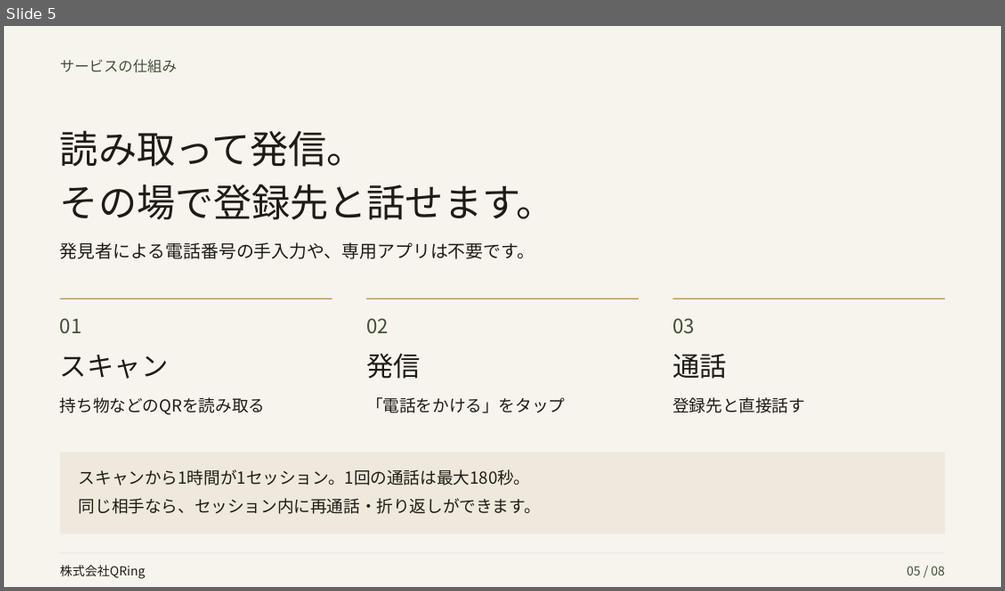
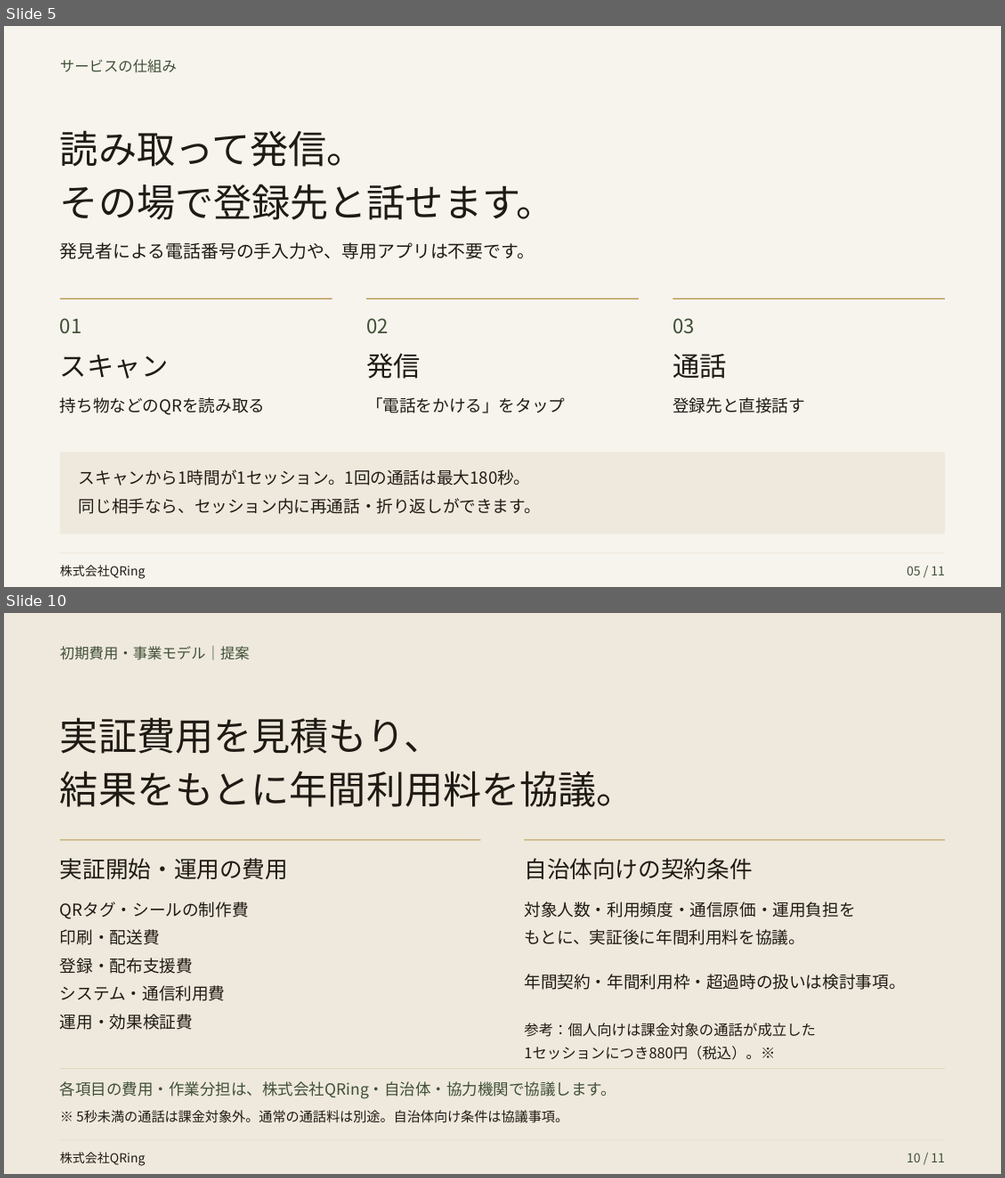
Before and after one commit to akizu815-create/QRing-presentation, a slide deck: decks/municipal/output/deck.pptx. Shown one above the other, each under a label of ours: slide 5 before the commit, slides 5 and 10 after it; the slides between them are not shown. The pictures are 1005x591 and 1005x1178 pixels, drawn with LibreOffice and Linux fonts; fonts in the diff are those of the drawing. Boxes give left, top, right and bottom in pixels: in the first picture for what was removed or moved away, otherwise in the second. Text is boxed around its words. In the diff, an @@ line names an element or a change of style, - is before the commit and + after.

```diff
--- a/decks/municipal/output/deck.pptx
+++ b/decks/municipal/output/deck.pptx
@@ slide 10 added at <box>4,613,1001,1174</box>, background #EFE9DD @@
@@ text added at <box>60,646,250,660</box>, 14 pt, text #3F4F36 @@
+初期費用・事業モデル｜提案
@@ text added at <box>60,717,442,754</box>, 37 pt, text #1F1A14 @@
+実証費用を見積もり、
@@ text added at <box>60,771,635,807</box>, 37 pt, text #1F1A14 @@
+結果をもとに年間利用料を協議。
@@ rectangle added at <box>60,840,480,840</box>, fill #B8954B @@
@@ rectangle added at <box>525,840,945,840</box>, fill #B8954B @@
@@ text added at <box>60,858,288,879</box>, 22 pt, text #1F1A14 @@
+実証開始・運用の費用
@@ text added at <box>524,858,752,879</box>, 22 pt, text #1F1A14 @@
+自治体向けの契約条件
@@ text added at <box>60,901,249,919</box>, 16 pt, text #1F1A14 @@
+QRタグ・シールの制作費
@@ text added at <box>524,901,855,917</box>, 16 pt, text #1F1A14 @@
+対象人数・利用頻度・通信原価・運用負担を
@@ text added at <box>60,929,160,945</box>, 16 pt, text #1F1A14 @@
+印刷・配送費
@@ text added at <box>524,929,805,945</box>, 16 pt, text #1F1A14 @@
+もとに、実証後に年間利用料を協議。
@@ text added at <box>60,957,193,973</box>, 16 pt, text #1F1A14 @@
+登録・配布支援費
@@ text added at <box>60,985,226,1001</box>, 16 pt, text #1F1A14 @@
+システム・通信利用費
@@ text added at <box>524,973,905,989</box>, 16 pt, text #1F1A14 @@
+年間契約・年間利用枠・超過時の扱いは検討事項。
@@ text added at <box>60,1013,193,1030</box>, 16 pt, text #1F1A14 @@
+運用・効果検証費
@@ text added at <box>524,1022,816,1037</box>, 14 pt, text #1F1A14 @@
+参考：個人向けは課金対象の通話が成立した
@@ text added at <box>524,1046,775,1060</box>, 14 pt, text #1F1A14 @@
+1セッションにつき880円（税込）。※
@@ rectangle added at <box>60,1068,945,1069</box>, fill #E2D7C2 @@
@@ text added at <box>60,1081,616,1099</box>, 15 pt, text #3F4F36 @@
+各項目の費用・作業分担は、株式会社QRing・自治体・協力機関で協議します。
@@ text added at <box>76,1110,568,1123</box>, 13 pt, text #1F1A14 @@
+※ 5秒未満の通話は課金対象外。通常の通話料は別途。自治体向け条件は協議事項。
@@ rectangle added at <box>60,1140,945,1140</box>, fill #E2D7C2 @@
@@ text added at <box>60,1151,145,1166</box>, 12 pt, text #1F1A14 @@
+株式会社QRing
@@ text added at <box>906,1152,945,1162</box>, 12 pt, text #3F4F36 @@
+10 / 11
@@ slide 5 changed as well @@
@@ text at <box>906,565,945,575</box>: text changed @@
-05 / 08
+05 / 11
```
Also in this commit, not shown: 5 other slides changed, 4 other slides added, 2 slides removed, 19 other files.
